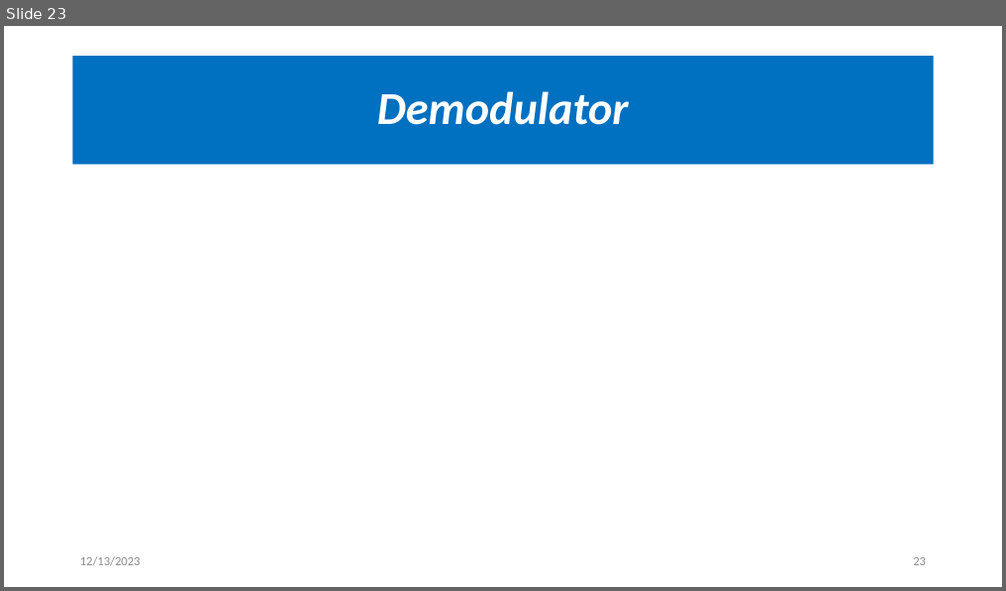
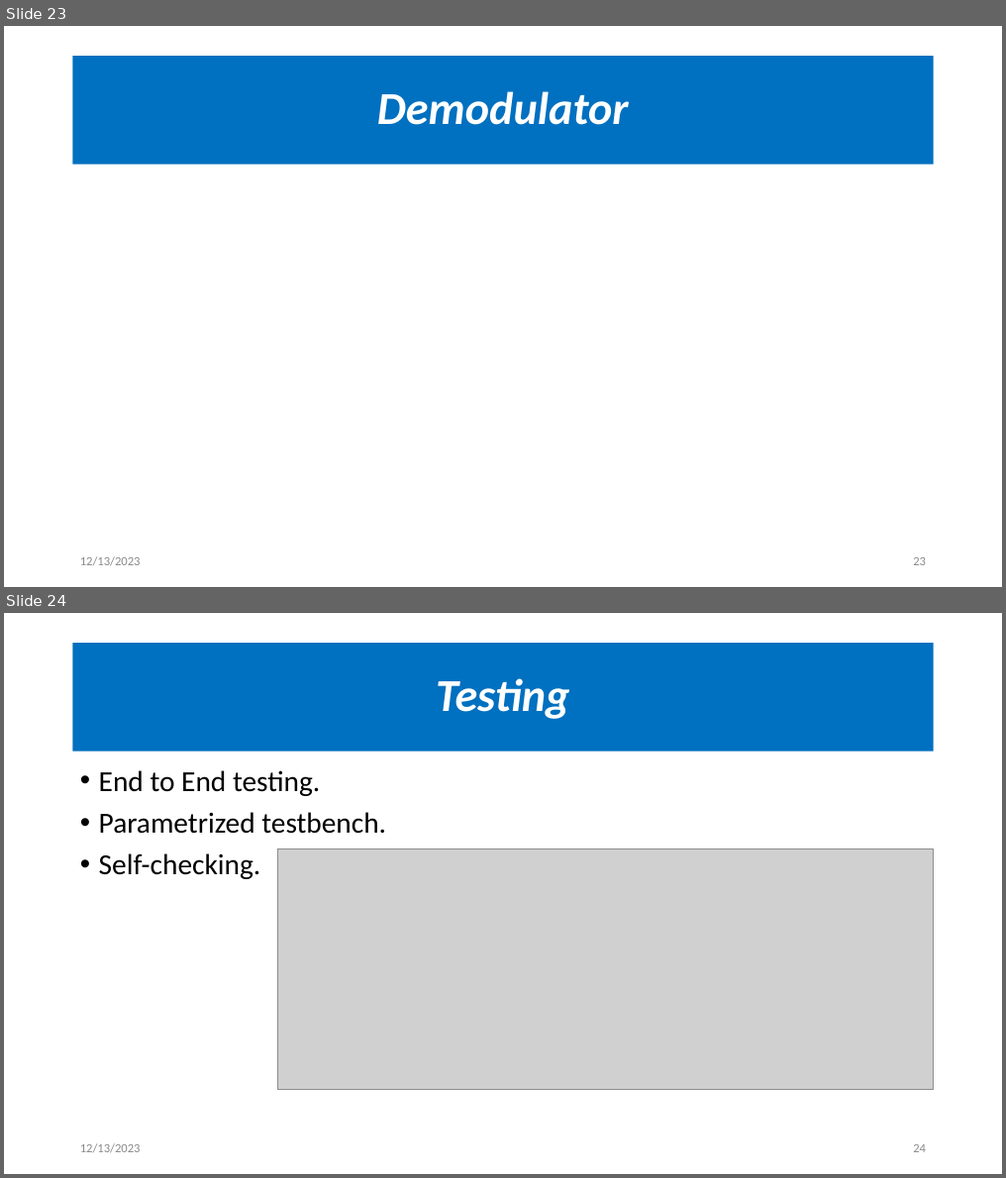
Before and after one commit to OmarAmer01/DCSK, a slide deck: docs/Presentation/main.pptx. Shown one above the other, each under a label of ours: slide 23 before the commit, slides 23 and 24 after it. The pictures are 1006x591 and 1006x1178 pixels, drawn with LibreOffice and Linux fonts; fonts in the diff are those of the drawing; grey boxes stand for pictures. Boxes give left, top, right and bottom in pixels: in the first picture for what was removed or moved away, otherwise in the second. Text is boxed around its words. In the diff, an @@ line names an element or a change of style, - is before the commit and + after.

```diff
--- a/docs/Presentation/main.pptx
+++ b/docs/Presentation/main.pptx
@@ slide 24 added at (x1=4, y1=613, x2=1002, y2=1174), background #FFFFFF @@
@@ title added at (x1=73, y1=643, x2=934, y2=752), fill #0070C0, 44 pt, text #FFFFFF, bold, italic @@
+Testing
@@ text added at (x1=99, y1=770, x2=386, y2=879), 28 pt, text #000000 @@
+• End to End testing.
+• Parametrized testbench.
+• Self-checking.
@@ picture added at (x1=278, y1=850, x2=934, y2=1090) @@
@@ text added at (x1=80, y1=1144, x2=141, y2=1154), 12 pt, text #8C8C8C @@
+12/13/2023
@@ page number added at (x1=913, y1=1145, x2=926, y2=1153), 12 pt, text #8C8C8C @@
+24
```
Also in this commit, not shown: 3 slides changed, 1 other slide added, 52 other files.
